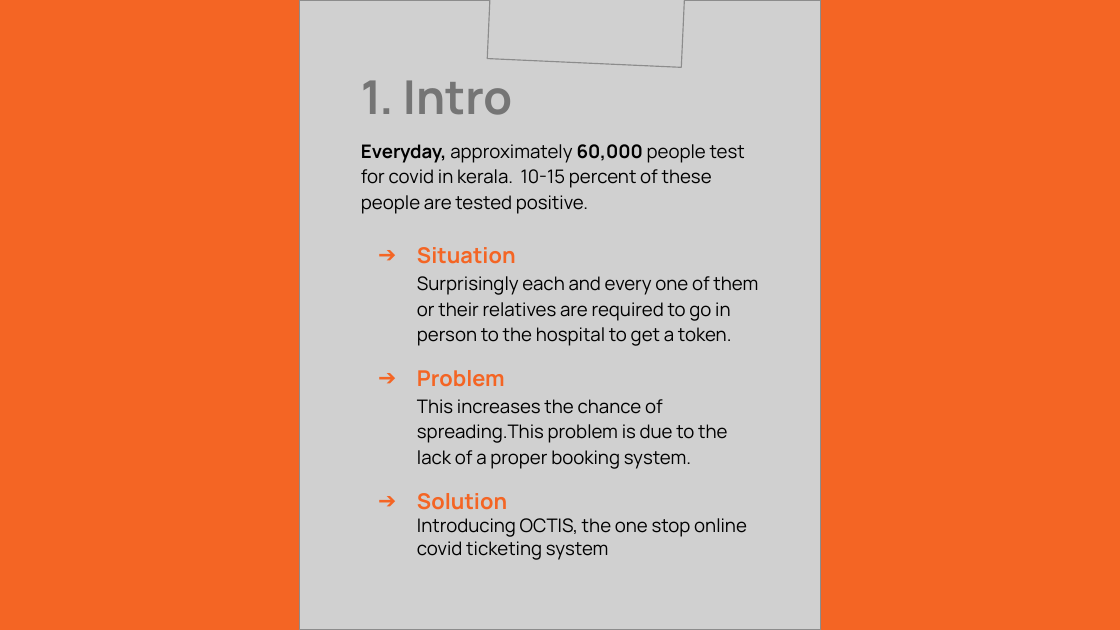
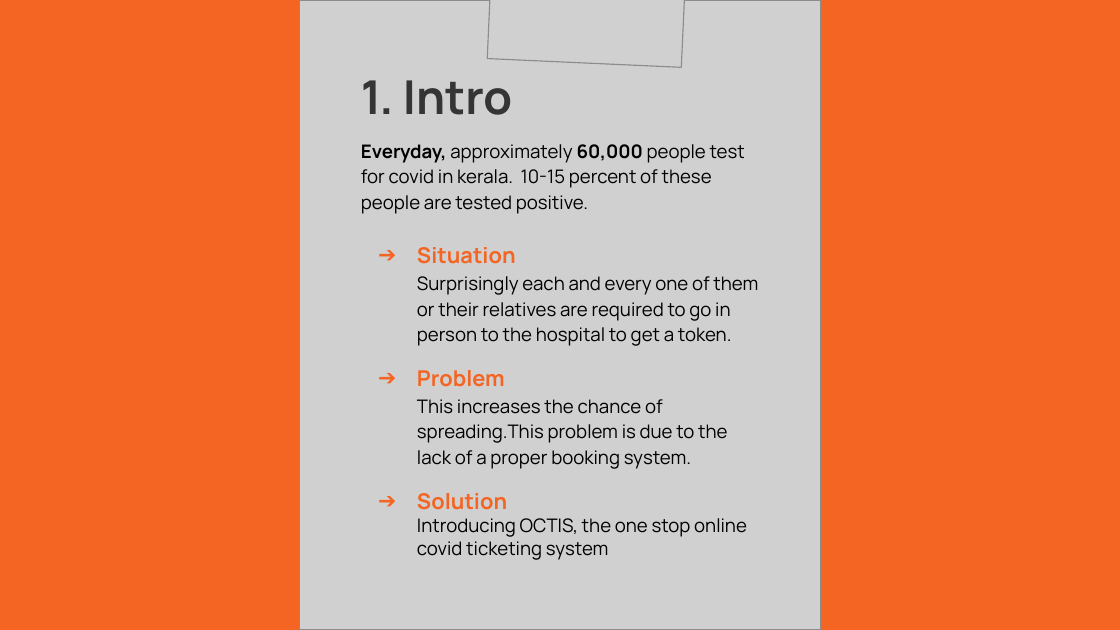
Before and after one commit to Mayon-Francis/Andromeda, a slide deck: slide 3 of OCTIS/Andromeda.pptx. Drawn at 1120x630 pixels with LibreOffice and Linux fonts; fonts in the diff are those of the drawing; grey boxes stand for pictures. Boxes give left, top, right and bottom in pixels: in the first picture for what was removed or moved away, otherwise in the second. Text is boxed around its words. In the diff, an @@ line names an element or a change of style, - is before the commit and + after.

```diff
--- a/OCTIS/Andromeda.pptx
+++ b/OCTIS/Andromeda.pptx
@@ text "1. Intro" at box(361, 80, 512, 115): text colour #757575 to #353535 @@
```
Also in this commit, not shown: 2 other slides changed.
